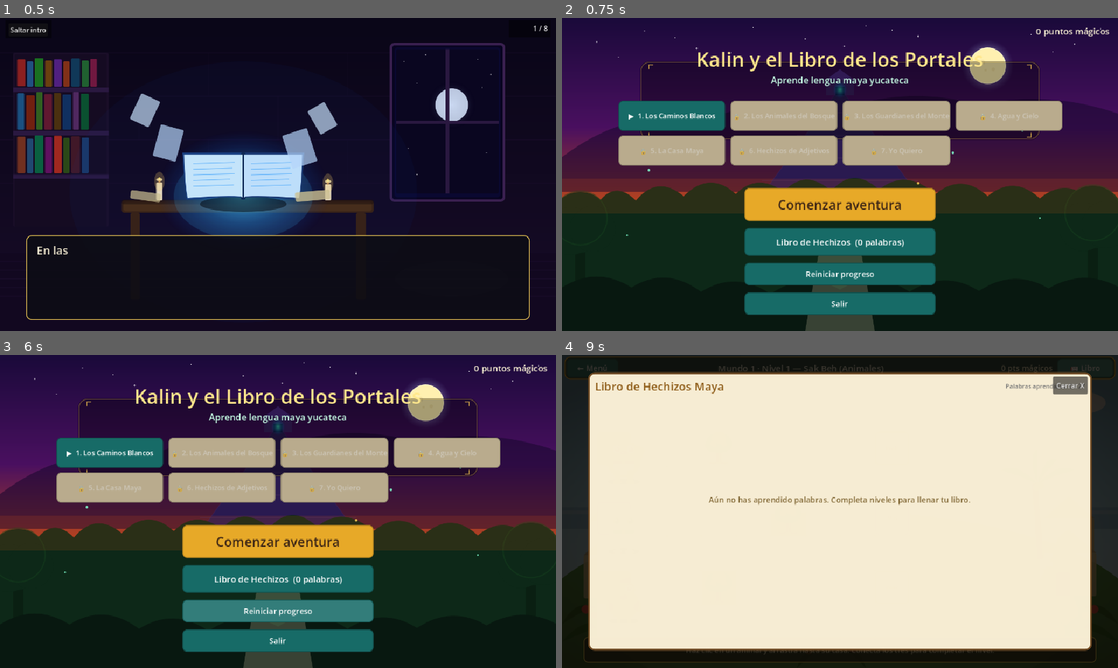
Above: before the commit, frames 1-4 (two rows, left to right).
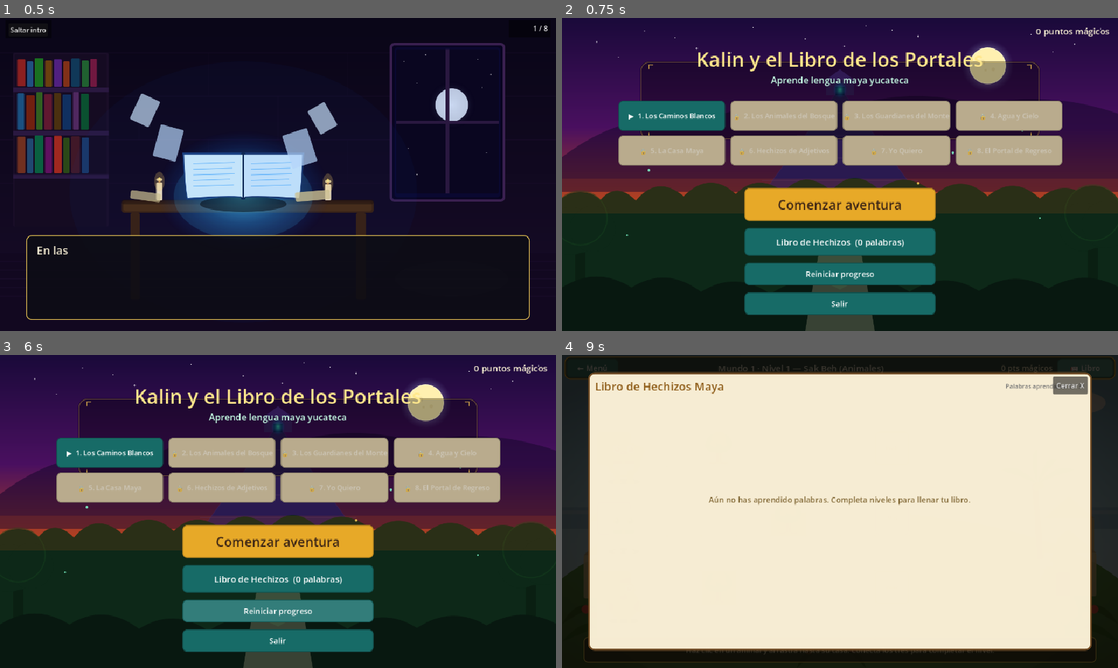
Above: after the commit, the same moments.

Repository: ElRaizer/Kalin-Libro-De-Portales
Game: Godot game, scene res://scenes/Intro.tscn
Two runs of this game, one before a commit and one after it. Both use one fixed random seed, a clock stepped at 60 frames per second and the inputs below.
Inputs:
- Up to frame 1 (0.5 s): no input
- Up to frame 2 (0.75 s): click "Saltar intro" at 0.5 s
- Up to frame 3 (6 s): click "Comenzar aventura" at 1.25 s; click "← Menú" at 2 s; click "Comenzar aventura" at 2.75 s; click "📖 Libro" at 3.5 s; click "Cerrar X" at 4.25 s; click "← Menú" at 5 s; click "Reiniciar progreso" at 5.75 s
- Up to frame 4 (9 s): click "Reiniciar progreso" at 6.5 s; click "Reiniciar progreso" at 7.25 s; click "▶ 1. Los Caminos Blancos" at 8 s; click "📖 Libro" at 8.75 s

Frame 1 is identical in both runs. In frame 2, 1.8% of the frame differs, in the area x 70-90%, y 37-48%; in frame 3, 1.8%; in frame 4, less than 0.1%.

Commit message:
GameManager
Se actualizó el GameManager para que cuente con la información de los mundos 4 y 5

Diff:
--- a/scripts/autoloads/GameManager.gd
+++ b/scripts/autoloads/GameManager.gd
@@ -75,6 +75,18 @@
 	"K'úum":    { "spanish": "Calabaza", "emoji": "🎃", "world": 4, "level": 1,
 				  "estructura": "In k'a'at K'úum",       "traduccion": "Yo quiero calabaza" },
 
+	# Mundo 5, nivel 1 — Frases de cortesía y cierre. La fuente inicial es el
+	# Prontuario de frases de cortesía en maya del INALI; la pronunciación y la
+	# variante final todavía deben revisarse con una persona hablante.
+	"Bix a beel": { "spanish": "Buenos días", "emoji": "☀️", "world": 5, "level": 1,
+				  "estructura": "Bix a beel", "traduccion": "Buenos días" },
+	"Yuum bo'otik": { "spanish": "Muchas gracias", "emoji": "🙏", "world": 5, "level": 1,
+				  "estructura": "Yuum bo'otik", "traduccion": "Muchas gracias" },
+	"Ka xi'ik tech jats'uts": { "spanish": "Que te vaya bien", "emoji": "🌿", "world": 5, "level": 1,
+				  "estructura": "Ka xi'ik tech jats'uts", "traduccion": "Que te vaya bien" },
+	"Tak ti' uláak' k'iin": { "spanish": "Adiós, nos vemos", "emoji": "👋", "world": 5, "level": 1,
+				  "estructura": "Tak ti' uláak' k'iin", "traduccion": "Adiós, nos vemos" },
+
 	# Mundo 1, nivel 3 — Guardianes del monte
 	"Kuuts":    { "spanish": "Pavo",     "emoji": "🦃", "world": 1, "level": 3,
 				  "estructura": "In k'aaba'e' Kuuts",    "traduccion": "Me llamo Pavo" },
@@ -100,7 +112,8 @@
 	"world1_level4":   "res://scenes/world1/Level4_AguaYCielo.tscn",
 	"world2_level1":   "res://scenes/world2/Level2_ConstruyendoPalabras.tscn",
 	"world3_level1":   "res://scenes/world3/Level3_HechizosAdjetivos.tscn",
-	"world4_level1":   "res://scenes/world4/Level4_YoQuiero.tscn"
+	"world4_level1":   "res://scenes/world4/Level4_YoQuiero.tscn",
+	"world5_level1":   "res://scenes/world5/Level5_PortalDeRegreso.tscn"
 }
 
 ## Orden canónico de progreso. Cada mundo representa una mecánica distinta;
@@ -113,7 +126,33 @@
 	{ "world": 2, "level": 1, "scene_key": "world2_level1", "name": "La Casa Maya" },
 	{ "world": 3, "level": 1, "scene_key": "world3_level1", "name": "Hechizos de Adjetivos" },
 	{ "world": 4, "level": 1, "scene_key": "world4_level1", "name": "Yo Quiero" },
+	{ "world": 5, "level": 1, "scene_key": "world5_level1", "name": "El Portal de Regreso" },
 ]
+
+## Entradas preparadas para contenido futuro que no cuentan para completar el
+## libro mientras no exista una escena donde se puedan aprender.
+const FUTURE_VOCABULARY: Array[String] = ["T'uut'"]
+
+## Ilustraciones disponibles para el libro. La interfaz reserva un espacio
+## visual para cualquier entrada que todavía no tenga sprite.
+const BOOK_ILLUSTRATIONS: Dictionary = {
+	"Peek'": "res://Arte/sprites/animal_peek.svg",
+	"Miis": "res://Arte/sprites/animal_miis.svg",
+	"Kaax": "res://Arte/sprites/animal_kaax.svg",
+	"Áak": "res://Arte/sprites/animal_aak.svg",
+	"Kéej": "res://Arte/sprites/animal_keej.svg",
+	"K'éek'en": "res://Arte/sprites/animal_keek_en.svg",
+	"Ma'ax": "res://Arte/sprites/animal_maax.svg",
+	"Kuuts": "res://Arte/sprites/animal_kuuts.svg",
+	"Báalam": "res://Arte/sprites/animal_baalam.svg",
+	"T'u'ul": "res://Arte/sprites/animal_tuul.svg",
+	"Kay": "res://Arte/sprites/animal_kay.svg",
+	"Ch'íich'": "res://Arte/sprites/animal_chiich.svg",
+	"Bix a beel": "res://Arte/sprites/kalin_normal.svg",
+	"Yuum bo'otik": "res://Arte/sprites/kalin_normal.svg",
+	"Ka xi'ik tech jats'uts": "res://Arte/sprites/kalin_normal.svg",
+	"Tak ti' uláak' k'iin": "res://Arte/sprites/kalin_normal.svg",
+}
 
 ## Variantes antiguas que pueden existir en escenas o partidas guardadas.
 ## Toda palabra aprendida se almacena usando la clave canónica de VOCABULARY.
@@ -167,6 +206,22 @@
 		return {}
 	return VOCABULARY[key]
 
+## Vocabulario que puede obtenerse en las escenas disponibles. Mantener esta
+## cuenta separada evita que entradas reservadas impidan completar el libro.
+func get_learnable_vocabulary_keys() -> Array[String]:
+	var keys: Array[String] = []
+	for maya_word: String in VOCABULARY:
+		if maya_word not in FUTURE_VOCABULARY:
+			keys.append(maya_word)
+	return keys
+
+func get_learnable_word_count() -> int:
+	return get_learnable_vocabulary_keys().size()
+
+func get_book_illustration(maya_word: String) -> String:
+	var key: String = _resolve_vocab_key(maya_word)
+	return str(BOOK_ILLUSTRATIONS.get(key, ""))
+
 ## Nombre técnico estable para archivos de audio: usa la grafía canónica pero
 ## elimina acentos, apóstrofes y espacios (ej.: K'úum -> Kuum.ogg).
 func get_audio_filename(maya_word: String) -> String:
